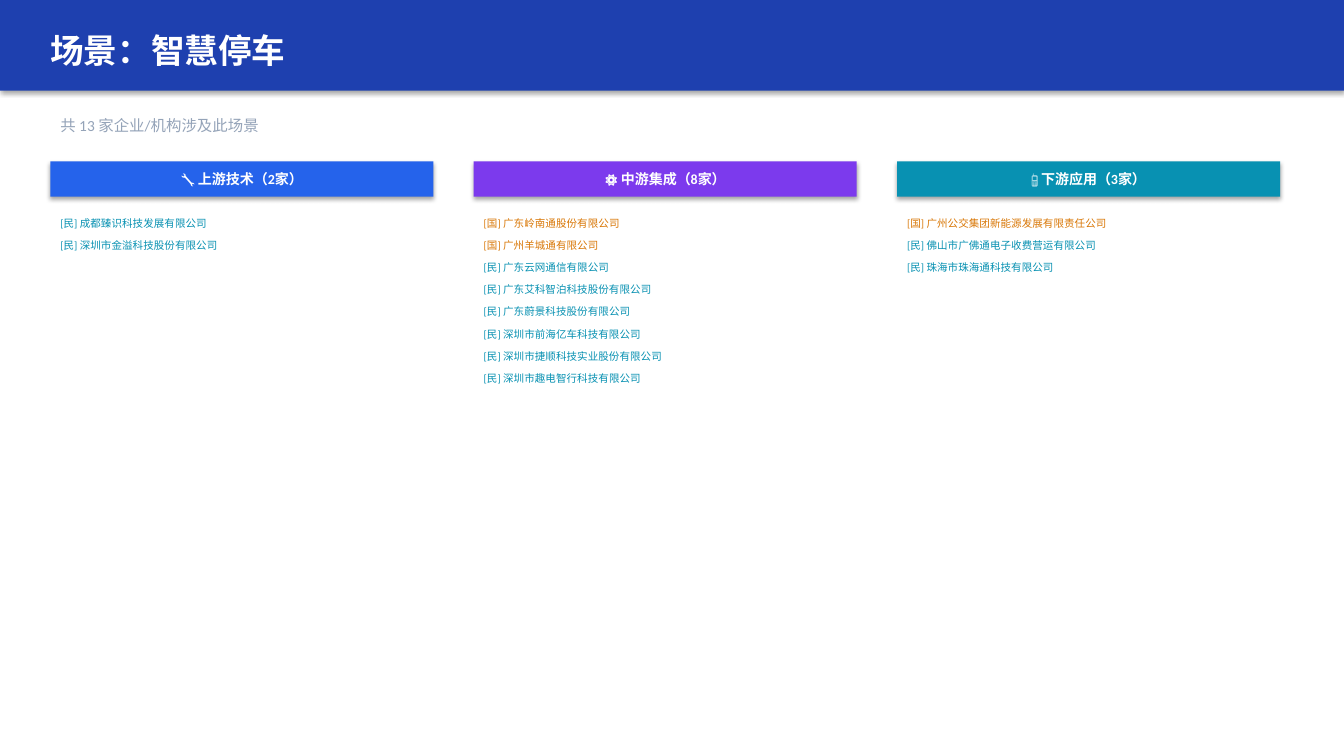
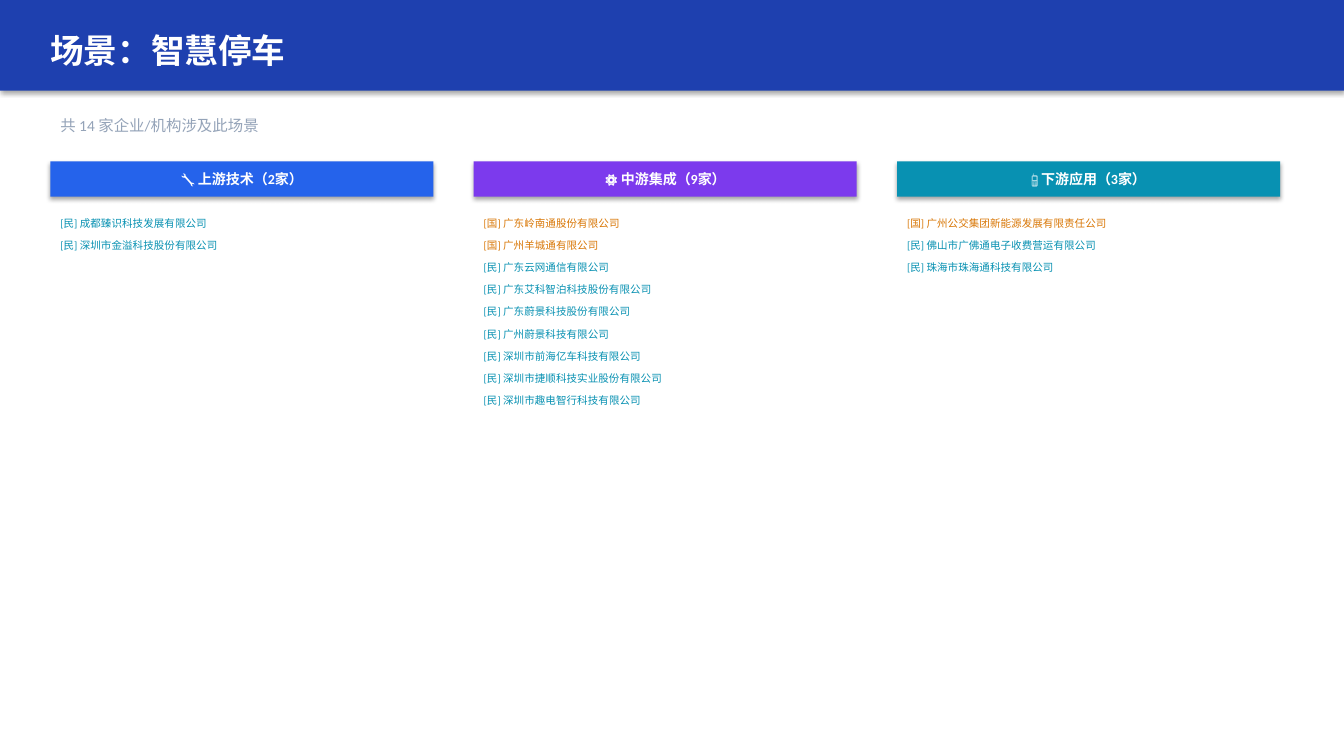
Before and after one commit to Cheekk/gd-smart-transport, a slide deck: slide 13 of 广东省智慧交通产业图谱_2026.pptx. Drawn at 1344x756 pixels with LibreOffice and Linux fonts; fonts in the diff are those of the drawing. Boxes give left, top, right and bottom in pixels: in the first picture for what was removed or moved away, otherwise in the second. Text is boxed around its words. In the diff, an @@ line names an element or a change of style, - is before the commit and + after.

```diff
--- a/广东省智慧交通产业图谱_2026.pptx
+++ b/广东省智慧交通产业图谱_2026.pptx
@@ text at [60,118,258,132]: text changed @@
-共 13 家企业/机构涉及此场景
+共 14 家企业/机构涉及此场景
@@ text in rectangle at [621,172,726,186]: text changed @@
-⚙️ 中游集成（8家）
+⚙️ 中游集成（9家）
@@ text added at [484,329,609,340], 7.5 pt, text #0891B2 @@
+[民] 广州蔚景科技有限公司
@@ 3 texts: place and size @@
-3 texts at [484,329,662,384]
+3 texts at [484,351,662,406]
```
Also in this commit, not shown: 14 other slides changed, 3 other files.
